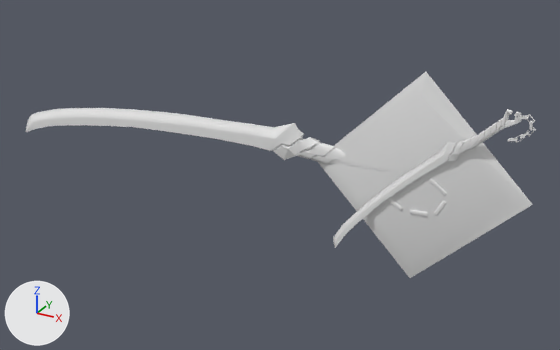
What one commit did to the OBJ model src/main/resources/assets/recasting/slashblade/black.obj.
Camera for both pictures: a 50 mm lens placed at (139.0, -430.0, 198.0), pointed at (-102.0, 7.0, -20.0). The lights are fixed; the arrows at lower left show +X, +Y and +Z. The picture after the commit comes second. Where no turn or scale is listed for an object, it has been applied to the vertices. Vertices at exactly the same position are counted once.

The first picture shows 'black'.
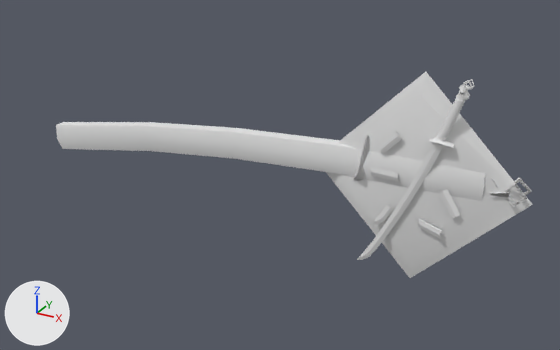
Pixel boxes [x1, y1, x2, y2] of what changed, in the pictures (560 x 350 px; the box of a moved part takes in the faces that stretch with it):
'black', reshaped: before [26, 72, 536, 278]; after [56, 72, 533, 278]
part 1 of me_black, rebuilt: before [26, 108, 334, 160]; after [56, 122, 486, 201]
part 2 of me_black, rebuilt (51% narrower, 13% shorter): before [333, 118, 508, 248]; after [357, 147, 443, 260]
part 3 of me_black, deleted: before [299, 109, 536, 216]
part 4 of me_black, moved or reshaped: before [41, 108, 447, 195]; after [353, 79, 532, 238]

The change in detail:
me_black is used by ob_black; location (0.0, 0.0, 0.0).
me_black had 4188 vertices, 8276 faces and spanned x -339.0..71.0, y -8.0..4.0, z -71.0..71.0.
me_black no longer uses material mat_initialshadinggroup (white #e7e7e7).
me_black now has 1283 vertices, 2373 faces and spans x -300.0..71.0, y -10.0..10.0, z -71.0..71.0.
me_black part 1: the loose piece of 407 vertices spanning x -339.0..-1.0, y -5.0..4.0, z -29.0..23.0 is rebuilt with 30 vertices and now spans x -300.0..42.0, y -7.0..7.0, z -34.0..16.0.
me_black part 2: the loose piece of 127 vertices spanning x -54.0..55.0, y -8.0..-4.0, z -59.0..52.0 is rebuilt with 62 vertices and now spans x -36.0..16.0, y -7.0..-5.0, z -64.0..30.0.
me_black part 3: 26 loose pieces with 1343 vertices, spanning x -84.0..67.0, y -8.0..4.0, z -24.0..57.0, are deleted.
me_black part 4: 2187 vertices removed from x -339.0..21.0, y -5.0..4.0, z -29.0..23.0; 1133 vertices added at x -295.0..68.0, y -10.0..10.0, z -35.0..71.0.
Other edits to the shape of me_black do not show in these pictures.
